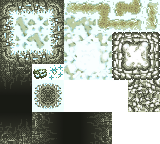
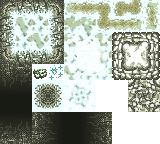
Layer changes from the first 160 × 144 image to the second:
painted on "Layer 1" over box(64, 80, 96, 112)
